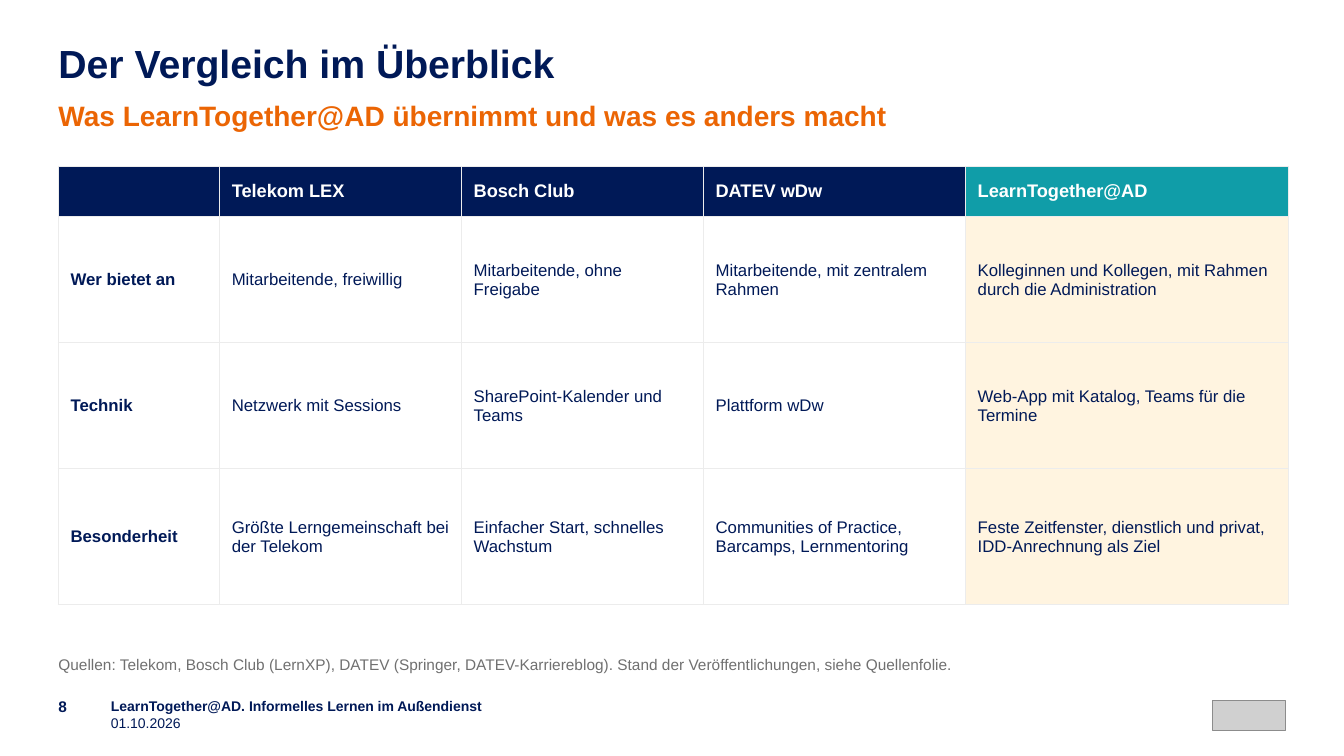
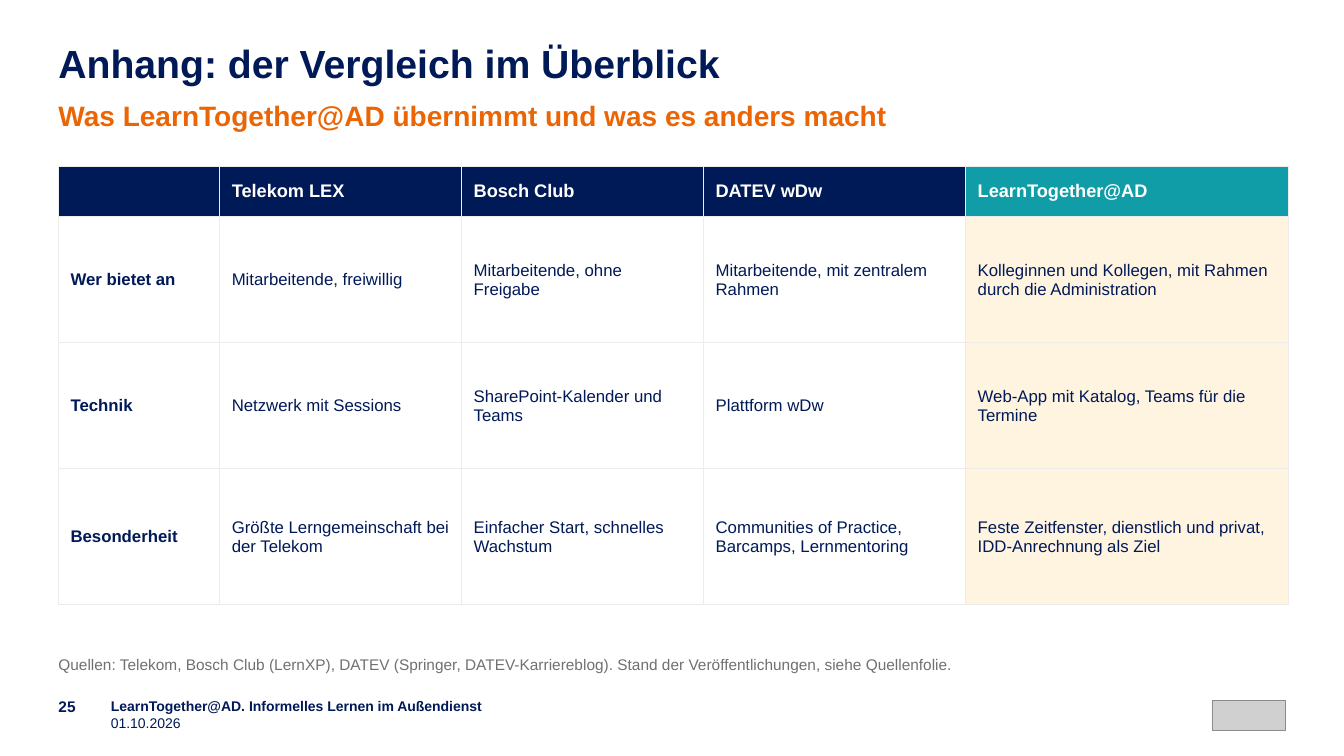
Before and after one commit to emplush/ruv_learntogether, a slide deck: slide 25 of docs/LearnTogether-AD_Praesentation.pptx (slide 8 before the commit). Drawn at 1344x756 pixels with LibreOffice and Linux fonts; fonts in the diff are those of the drawing; grey boxes stand for pictures. Boxes give left, top, right and bottom in pixels: in the first picture for what was removed or moved away, otherwise in the second. Text is boxed around its words. In the diff, an @@ line names an element or a change of style, - is before the commit and + after.

```diff
--- a/docs/LearnTogether-AD_Praesentation.pptx
+++ b/docs/LearnTogether-AD_Praesentation.pptx
@@ text at (58,47,719,86): text changed @@
-Der Vergleich im Überblick
+Anhang: der Vergleich im Überblick
@@ text at (58,701,75,712): text changed @@
-8
+25
```
Also in this commit, not shown: 16 other slides changed, 5 slides added, 5 slides removed.
